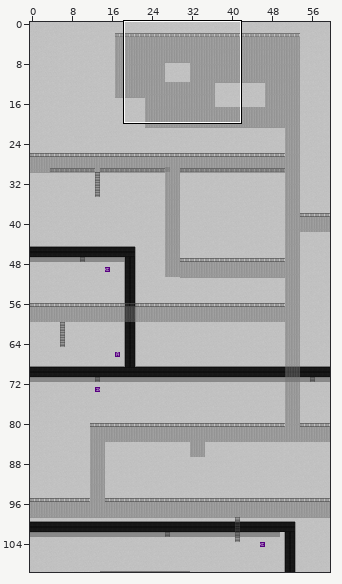
Tiled map (JSON) -- main/resources/worlds/FactoryFloor.json. The picture above shows the old version from afar; the outline marks the close-up.
Close-up. Earlier state:
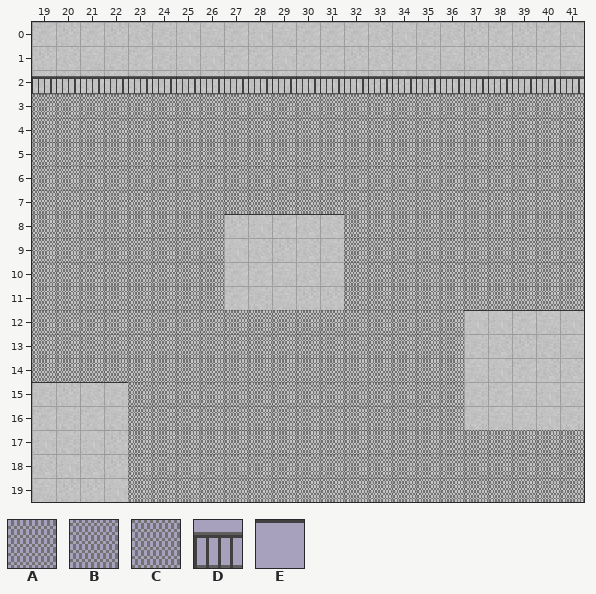
Cells are 16x16 px. Shown: x 19..41, y 0..19. The commit also changed other parts of the map, which this record leaves out.
Key: from "Cat": A 1, B 9, C 17, D 30, E 45.
_ is an empty cell.
Layers that did not change in this view are not listed.
Layer "Catwalk" before, first column x 19:
 0 _______________________
 1 _______________________
 2 DDDDDDDDDDDDDDDDDDDDDDD
 3 AAAAAAAAAAAAAAAAAAAAAAA
 4 BBBBBBBBBBBBBBBBBBBBBBB
 5 CCCCCCCCCCCCCCCCCCCCCCC
 6 AAAAAAAAAAAAAAAAAAAAAAA
 7 BBBBBBBBBBBBBBBBBBBBBBB
 8 CCCCCCCC_____CCCCCCCCCC
 9 AAAAAAAA_____AAAAAAAAAA
10 BBBBBBBB_____BBBBBBBBBB
11 CCCCCCCC_____CCCCCCCCCC
12 AAAAAAAAAAAAAAAAAA_____
13 BBBBBBBBBBBBBBBBBB_____
14 CCCCCCCCCCCCCCCCCC_____
15 ____AAAAAAAAAAAAAA_____
16 ____BBBBBBBBBBBBBB_____
17 ____CCCCCCCCCCCCCCCCCCC
18 ____AAAAAAAAAAAAAAAAAAA
19 ____BBBBBBBBBBBBBBBBBBB
Layer "Bottom Top Rail" before, first column x 19:
 0 _______________________
 1 _______________________
 2 _______________________
 3 _______________________
 4 _______________________
 5 _______________________
 6 _______________________
 7 _______________________
 8 ________EEEEE__________
 9 _______________________
10 _______________________
11 _______________________
12 __________________EEEEE
13 _______________________
14 _______________________
15 EEEE___________________
16 _______________________
17 _______________________
18 _______________________
19 _______________________
After:
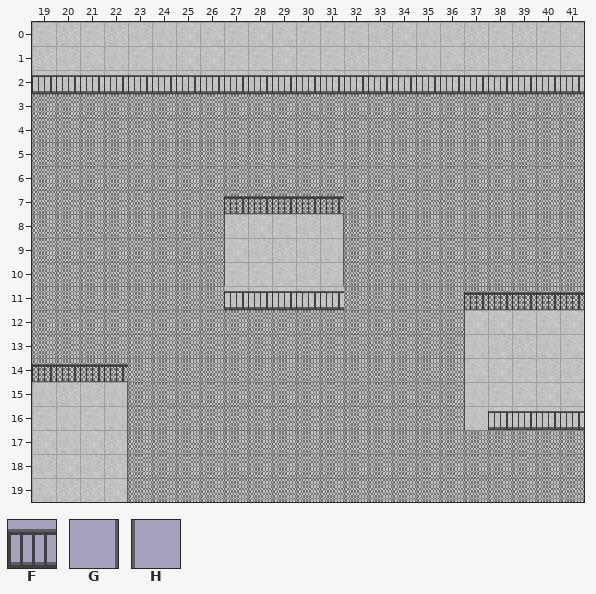
Further tiles: from "Cat": F 13, G 16, H 20.
Change:
Changed rows in their new state; . is an unchanged cell.
Layer "Catwalk":
first column x 19:
 2 FFFFFFFFFFFFFFFFFFFFFFF
first column x 22:
 8 .....H...G..........
 9 .....H...G..........
10 .....H...G..........
11 .....FFFFF..........
12 ...............H....
13 ...............H....
14 ...............H....
15 G..............H....
16 G..............HFFFF
17 G...................
18 G...................
19 G...................
Layer "Bottom Top Rail":
first column x 19:
 7 ........DDDDD..........
 8 ........_____..........
11 ..................DDDDD
12 .................._____
14 DDDD...................
15 ____...................
Where, in picture pixels (left, top, right, bottom), the same in both close-ups:
changed: (32, 75, 584, 94)
changed: (224, 196, 344, 310)
changed: (464, 292, 584, 430)
changed: (32, 364, 128, 502)
